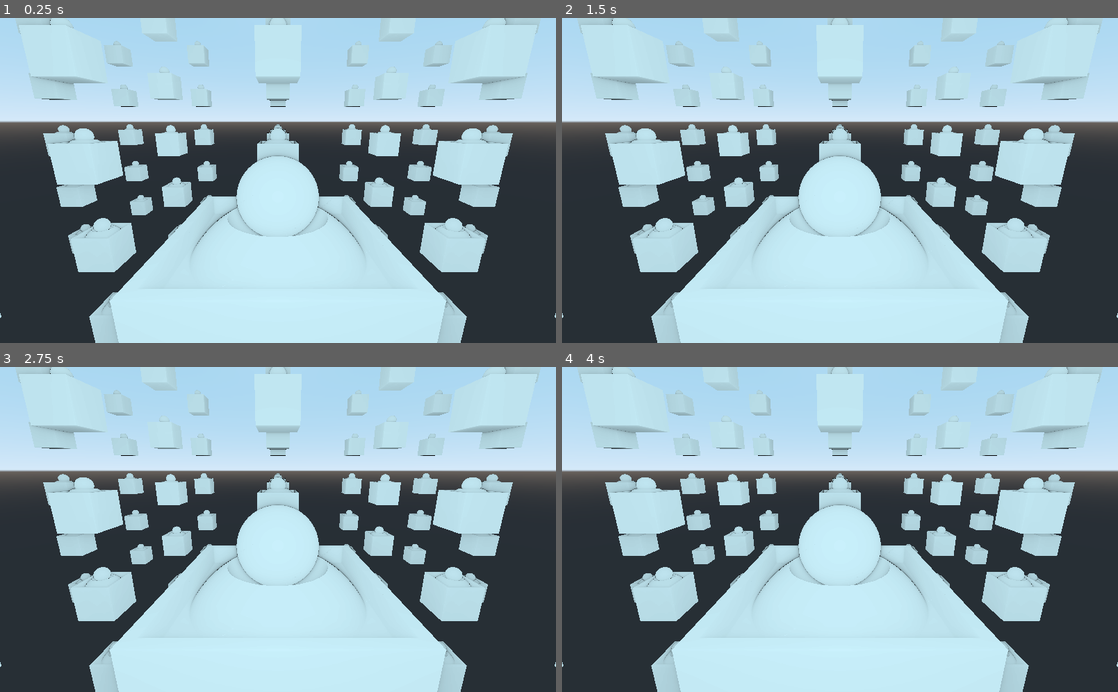
Above: before the commit, frames 1-4 (two rows, left to right).
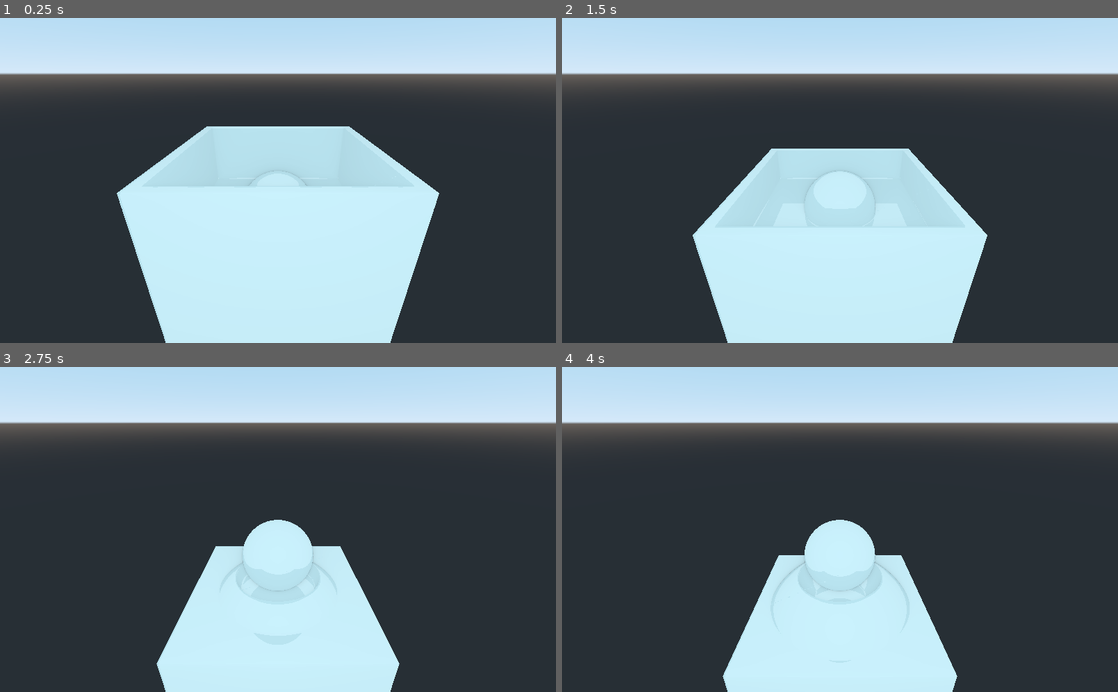
Above: after the commit, the same moments.

Repository: xypine/Godot-SDF
Game: Godot game, scene res://Spatial.tscn
Same seed, same stepped clock (60 frames per second), same inputs: the game is played once before the commit and once after it.
Inputs:
- Up to frame 1 (0.25 s): no input
- Up to frame 2 (1.5 s): tap Enter at 0.5 s
- Up to frame 3 (2.75 s): no input
- Up to frame 4 (4 s): tap Space at 3.5 s

The runs differ from the first frame. In frame 1, 45% of the frame differs, in the area x 0-100%, y 0-100%; in frame 2, 42%; in frame 3, 42%; in frame 4, 43%.

Commit message:
Added scuffed AO and reflections, also exported the project for the first time

Diff:
--- a/Spatial.tscn
+++ b/Spatial.tscn
@@ -1,47 +1,67 @@
-[gd_scene load_steps=4 format=2]
+[gd_scene load_steps=5 format=2]
 
 [ext_resource path="res://raymarching.shader" type="Shader" id=1]
 [ext_resource path="res://CSGBox.gd" type="Script" id=2]
 
 [sub_resource type="ShaderMaterial" id=1]
 shader = ExtResource( 1 )
-shader_param/domainScale = Vector3( 5, 2.5, 5 )
-shader_param/repeatLimit = Vector3( 2, 2, 2 )
-shader_param/s1 = Vector3( 0, 0, 0 )
+shader_param/domainScale = Vector3( 12, 2.5, 12 )
+shader_param/repeatLimit = Vector3( 1, 1, 1 )
+shader_param/doRepeat = false
+shader_param/s1 = Vector3( 0, -0.364716, 0 )
 shader_param/s1s = 0.5
 shader_param/s1b = true
-shader_param/s2 = Vector3( -0.00123, 0.431529, -0.0143469 )
+shader_param/s2 = Vector3( -0.00123, 0.103019, -0.0143469 )
 shader_param/s2s = 0.25
 shader_param/s2b = false
-shader_param/s3 = Vector3( -0.00123, 0.529909, -0.0143469 )
+shader_param/s3 = Vector3( -0.00123, 0.201399, -0.0143469 )
 shader_param/s3s = 0.2
 shader_param/s3b = true
 shader_param/s4 = Vector3( 0.554398, 0, 0 )
 shader_param/s4s = 0.0
 shader_param/s4b = true
-shader_param/b1 = Vector3( 0, -0.126718, 0 )
+shader_param/b1 = Vector3( 0, -0.0609708, 0 )
 shader_param/b1s = 1.0
 shader_param/b1b = true
-shader_param/b2 = Vector3( 0, 0.706839, 0 )
+shader_param/b2 = Vector3( 0, 0.626205, 0 )
 shader_param/b2s = 0.9
 shader_param/b2b = false
+
+[sub_resource type="Animation" id=2]
+resource_name = "idle"
+length = 6.0
+loop = true
+tracks/0/type = "value"
+tracks/0/path = NodePath("CSGBox/Boxes/CSGBox3:translation")
+tracks/0/interp = 1
+tracks/0/loop_wrap = true
+tracks/0/imported = false
+tracks/0/enabled = true
+tracks/0/keys = {
+"times": PoolRealArray( 0, 1, 3, 4 ),
+"transitions": PoolRealArray( 1, 1, 1, 1 ),
+"update": 0,
+"values": [ Vector3( 0, 0.0551276, 0 ), Vector3( 0, 0.055, 0 ), Vector3( 0, -0.591703, 0 ), Vector3( 0, -0.592, 0 ) ]
+}
 
 [node name="Spatial" type="Spatial"]
 
 [node name="CSGBox" type="CSGBox" parent="."]
-width = 10.0
+width = 24.0
 height = 5.0
-depth = 10.0
+depth = 24.0
 material = SubResource( 1 )
 script = ExtResource( 2 )
 
 [node name="BB" type="CSGSphere" parent="CSGBox"]
+transform = Transform( 1, 0, 0, 0, 1, 0, 0, 0, 1, 0, -0.364716, 0 )
 visible = false
 radius = 0.5
 radial_segments = 8
 rings = 4
 
 [node name="Head" type="Spatial" parent="CSGBox/BB"]
+transform = Transform( 1, 0, 0, 0, 1, 0, 0, 0, 1, 0, 0.0362064, 0 )
 
 [node name="CSGSphere2" type="CSGSphere" parent="CSGBox/BB/Head"]
 transform = Transform( 1, 0, 0, 0, 1, 0, 0, 0, 1, -0.00123, 0.431529, -0.0143469 )
@@ -62,14 +82,14 @@
 [node name="Boxes" type="Spatial" parent="CSGBox"]
 
 [node name="CSGBox3" type="CSGBox" parent="CSGBox/Boxes"]
-transform = Transform( 1, 0, 0, 0, 1, 0, 0, 0, 1, 0, -0.126718, 0 )
+transform = Transform( 1, 0, 0, 0, 1, 0, 0, 0, 1, 0, -0.0609708, 0 )
 visible = false
 width = 1.0
 height = 1.0
 depth = 1.0
 
 [node name="CSGBox2" type="CSGBox" parent="CSGBox/Boxes"]
-transform = Transform( 0.9, 0, 0, 0, 1, 0, 0, 0, 1, 0, 0.706839, 0 )
+transform = Transform( 0.9, 0, 0, 0, 1, 0, 0, 0, 1, 0, 0.626205, 0 )
 visible = false
 invert_faces = true
 width = 1.0
@@ -77,4 +97,8 @@
 depth = 1.0
 
 [node name="Camera" type="Camera" parent="."]
-transform = Transform( 1, 0, 0, 0, 0.969317, 0.245815, 0, -0.245815, 0.969317, 0, 0.891383, 6.08273 )
+transform = Transform( 1, 0, 0, 0, 0.908333, 0.418248, 0, -0.418248, 0.908333, 0, 0.892933, 1.13886 )
+
+[node name="AnimationPlayer" type="AnimationPlayer" parent="."]
+autoplay = "idle"
+anims/idle = SubResource( 2 )
--- a/project.godot
+++ b/project.godot
@@ -15,7 +15,7 @@
 
 [application]
 
-config/name="sdf"
+config/name="sdf-raymarching"
 run/main_scene="res://Spatial.tscn"
 config/icon="res://icon.png"
 
--- a/raymarching.shader
+++ b/raymarching.shader
@@ -6,6 +6,7 @@
 //CONF
 uniform vec3 domainScale = vec3(10.0);
 uniform vec3 repeatLimit = vec3(2.0);
+uniform bool doRepeat = false;
 
 // START SHAPES
 
@@ -100,7 +101,11 @@
 float GetDist(vec3 p){
 //	float d = length(p) - .5; //Sphere
 //	d = length(vec2(length(p.xz) - .5, p.y)) - .1; //torus
-	vec3 q = limitedRepeat(p, domainScale, repeatLimit);
+	vec3 q = p;
+	if(doRepeat){
+		q = limitedRepeat(p, domainScale, repeatLimit);
+
+	}
 	float d = MAX_DIST;
 	d = min(d, getSpheres(q));
 	d = min(d, getBoxes(q));
@@ -183,11 +188,12 @@
 		vec3 p = ro + rd * d;
 		vec3 n = GetNormal(p);
 		float fresnel = sqrt(1.0 - dot(n, VIEW));
-		float gi = RayMarch(p, n);
+		float reflection = RayMarch(p + n*0.003, reflect(rd, n));
 		col = (n).rgb;
 		col = p;
 		col = vec3(.6, .9, 1.0);
-		col *= 1.0-(float(steps)*0.0125);
+		col -= vec3( (1.0 - (clamp( reflection, 0.1, 100.0 )/ 100.0)) *0.1 );
+		col *= 1.0-(float(steps)*0.0125*0.5);
 //		col *= length(p + n * gi) /(length(p));
 //		col *= (1.0-vec3( float(steps/MAX_STEPS) )); //"AO"
 //		RIM = 0.2;
Not shown, added: export_presets.cfg
Not shown, added: export/linux/realtimeRaymarching.x86_64
Not shown, added: export/windows/realtimeRaymarching.exe
